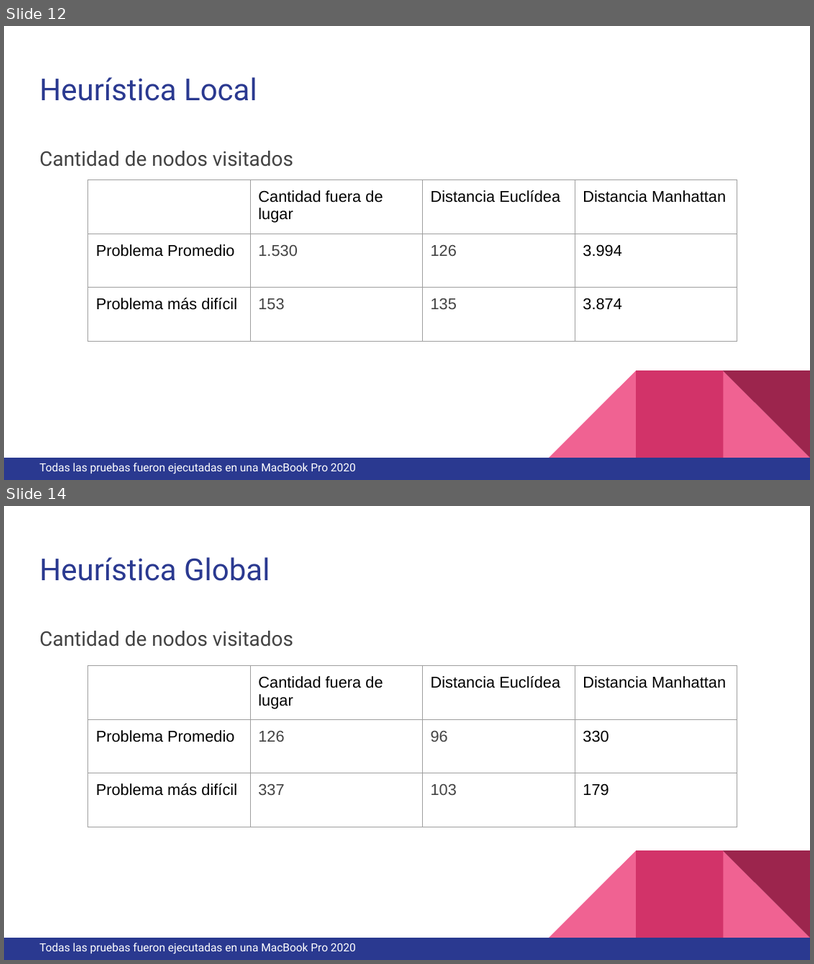
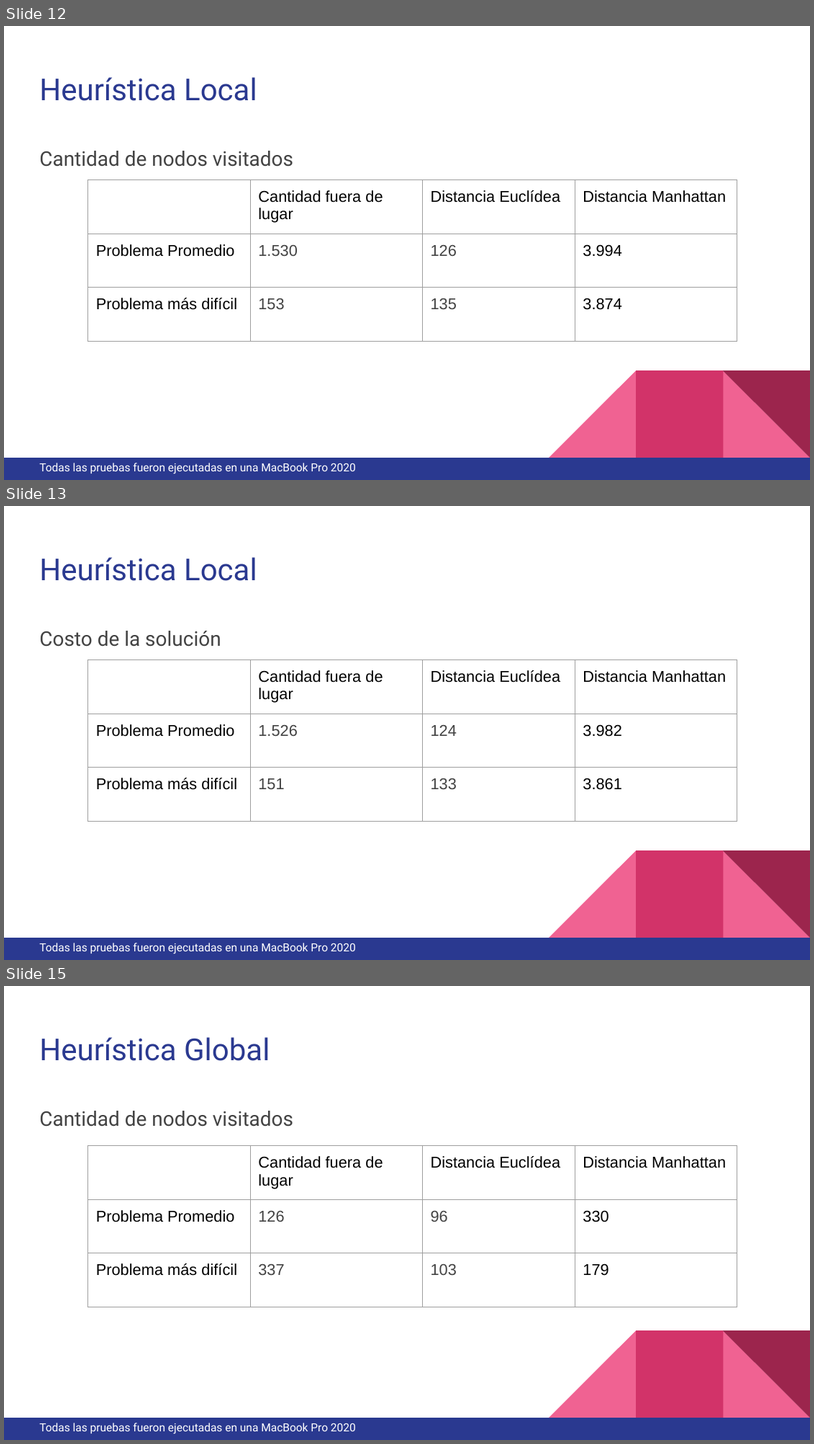
Before and after one commit to taturosati/SIA, a slide deck: TP1/TP1_PRESENTACIÓN.pptx. Shown one above the other, each under a label of ours: slides 12 and 14 before the commit, slides 12, 13 and 15 after it; the slides between them are not shown. The pictures are 814x964 and 814x1444 pixels, drawn with LibreOffice and Linux fonts; fonts in the diff are those of the drawing. Boxes give left, top, right and bottom in pixels: in the first picture for what was removed or moved away, otherwise in the second. Text is boxed around its words. In the diff, an @@ line names an element or a change of style, - is before the commit and + after.

```diff
--- a/TP1/TP1_PRESENTACIÓN.pptx
+++ b/TP1/TP1_PRESENTACIÓN.pptx
@@ slide 13 added at <box>4,506,810,960</box>, background #FFFFFF; not listed: 5 template elements that a slide beside it also shows @@
@@ title added at <box>39,557,257,581</box>, 27 pt, text #2A3990 @@
+Heurística Local
@@ text added at <box>39,631,221,646</box>, 18 pt, text #434343 @@
+Costo de la solución
@@ table added at <box>88,660,737,924</box>, 3 rows, 4 columns @@
+ | Cantidad fuera de lugar | Distancia Euclídea | Distancia Manhattan
+Problema Promedio | 1.526 | 124 | 3.982
+Problema más difícil | 151 | 133 | 3.861
@@ text added at <box>39,942,356,954</box>, 10 pt, text #FFFFFF @@
+Todas las pruebas fueron ejecutadas en una MacBook Pro 2020
@@ what was slide 14 is now slide 15 @@
```
Also in this commit, not shown: 6 slides changed, 3 other slides added.
